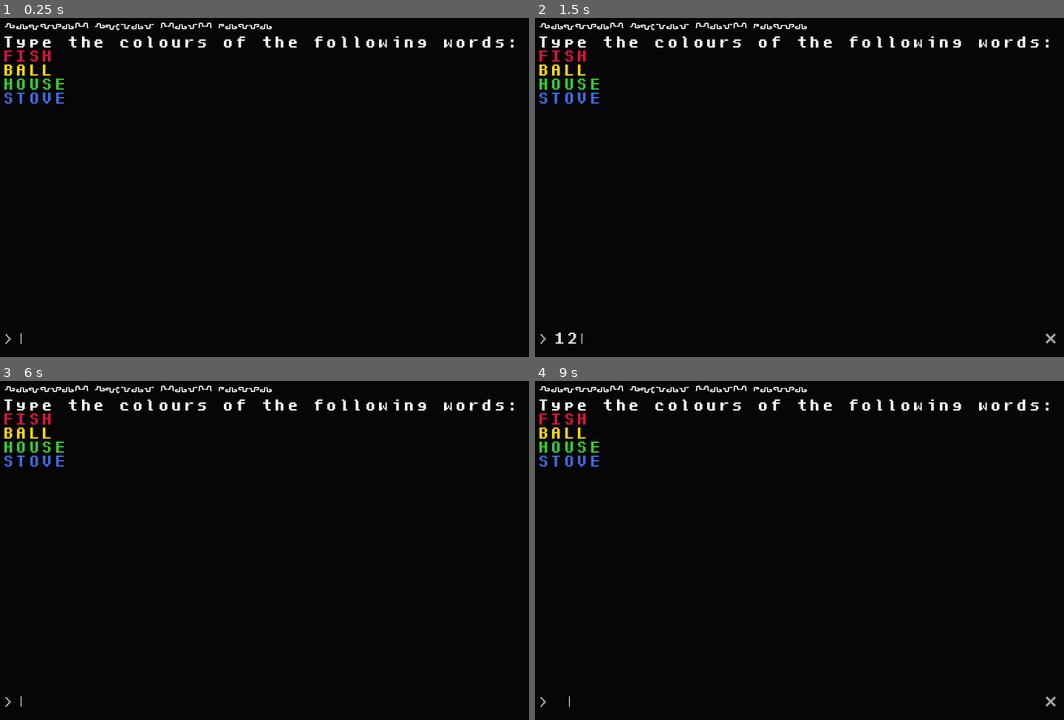
Above: before the commit, frames 1-4 (two rows, left to right).
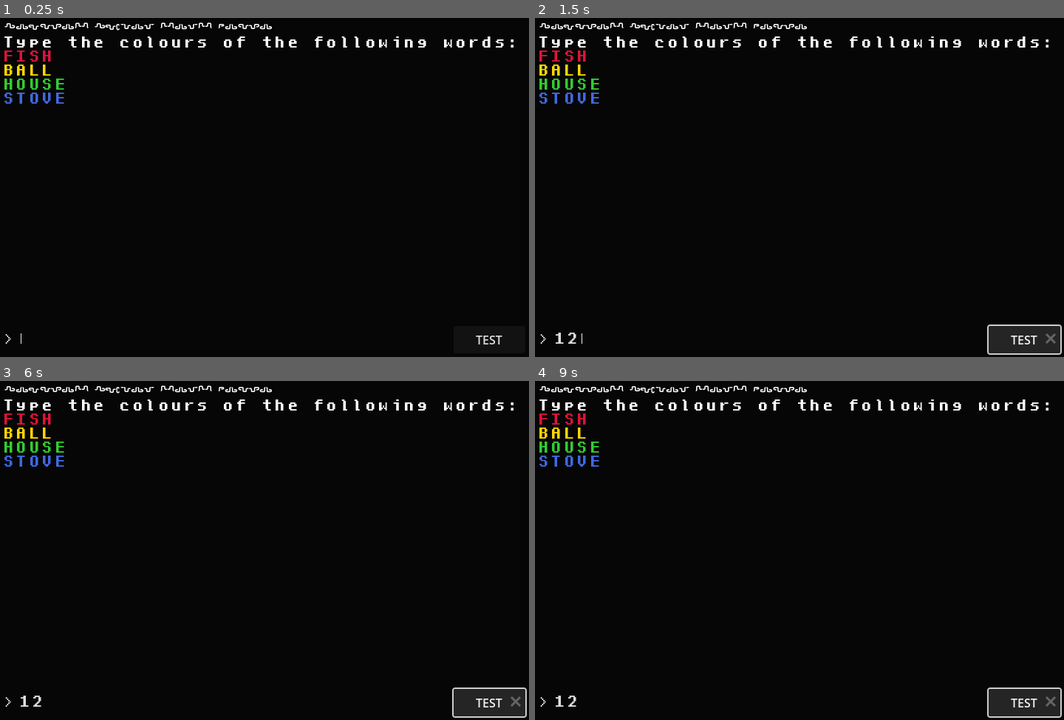
Above: after the commit, the same moments.

Repository: RhineQueen/GameOff-Secrets
Game: Godot game, scene res://Scenes/game.tscn
Two runs of this game, one before a commit and one after it. Both use one fixed random seed, a clock stepped at 60 frames per second and the inputs below.
Inputs (mouse positions are in pixels of both pictures, inside the frame that each line leads up to):
- Up to frame 1 (0.25 s): no input
- Up to frame 2 (1.5 s): click (804, 340) at 0.52 s; type "12" at 0.6 s; click (1026, 340) at 1.25 s, where only the run after the commit has a clickable "TEST"
- Up to frame 3 (6 s): click (491, 703) at 2 s, where only the run after the commit has a clickable "TEST"; click (491, 703) at 2.75 s, where only the run after the commit has a clickable "TEST"; tap Enter at 5.75 s
- Up to frame 4 (9 s): tap Space at 8.75 s

The runs differ from the first frame. In frame 1, less than 0.1% of the frame differs, in the area x 89-95%, y 93-97%; in frame 2, 1.2%; in frame 3, 1.3%, in the area x 3-100%, y 90-100%; in frame 4, 1.3%.

Commit message:
Basic text enciphering and puzzle param gen

Diff:
--- a/gameoff-secrets/Scenes/game.tscn
+++ b/gameoff-secrets/Scenes/game.tscn
@@ -104,6 +104,14 @@
 caret_force_displayed = true
 script = ExtResource("1_1r508")
 
+[node name="TESTButton" type="Button" parent="."]
+layout_mode = 2
+offset_left = 618.0
+offset_top = 438.0
+offset_right = 715.0
+offset_bottom = 475.0
+text = "TEST"
+
 [node name="DataCompiler" type="Node" parent="."]
 script = ExtResource("4_aushr")
 
--- a/gameoff-secrets/Scripts/data_encoder.gd
+++ b/gameoff-secrets/Scripts/data_encoder.gd
@@ -11,3 +11,25 @@
 	#Encode plaintext string with atbash cypher.
 	#Run L337 replacement.
 	#Signal new_encoded.
+
+
+func atbash_encypher(plaintext_data)-> String:
+	var to_encipher: String = plaintext_data.to_lower()
+	var enciphered_data: String = ""
+
+	#Run cypher based on rules in Puzzle Dictionary preload.
+	enciphered_data = to_encipher.format(PuzzleDictionary.atbash_key,"_")
+
+	print(enciphered_data)
+	return enciphered_data
+
+
+func leet_encoder(enciphered_data)-> String:
+	var to_encode: String = enciphered_data
+	var encoded_data: String = ""
+
+	#Run encoder based on rules in Puzzle Dictionary preload.
+	encoded_data = to_encode.format(PuzzleDictionary.leet_key,"_")
+
+	print(encoded_data)
+	return encoded_data
--- a/gameoff-secrets/Scripts/plaintext_data.gd
+++ b/gameoff-secrets/Scripts/plaintext_data.gd
@@ -3,11 +3,19 @@
 signal new_plaintext(plaintext_data)
 
 var plaintext_data : String
-var data_storage : Array[String]
 
 #func GAME SETUP SIGNALS
 	#connect new_plaintext to DAATA ENCODER
 
 #func MAIN GENERATE NEW
-	#assign plaintext_data as a random entry from data_storage
+	#plaintext_data = get_from_storage()
 	#signal new_plaintext
+
+func get_from_storage()->String:
+	#TODO determine how to distinguish what level of secret a string should be to encode appropriately
+
+	#assign vars.
+	var grabber: int = randi_range(0,DataStorage.text_strings.size()-1)
+	var new_string = DataStorage.text_strings[grabber]
+	print(new_string)
+	return new_string
--- a/gameoff-secrets/Scripts/puzzle_generator.gd
+++ b/gameoff-secrets/Scripts/puzzle_generator.gd
@@ -7,12 +7,43 @@
 
 func _ready() -> void:
 	pass
-	#connect new_puzzle_params to Main and DataCompiler
 
 #func GAME SETUP SIGNALS
 	#connect new_puzzle_params to GAME and DATA COMPILER
 
-#func MAIN GENERATE NEW
-	#Decide how many keywords are in this puzzle and what the parameters of those keywords are.
-	#populate a new Keyword array and append it to the parameters array.
+#func MAIN GENERATE NEW PUZZLE
+	#Decide how many keywords are in this puzzle based on the player's progress.(1-6)
+	#Loop keyword generation for number of keywords
+		#Keyword gnerator returns an int array. Append it to the parameters array.
 	#Signal new_puzzle_params
+
+
+func generate_keyword() -> Array[int]:
+	#declare vars
+	var keyword_val: int = 0
+	var color_val: int = 0
+	var flare_val: int = 0
+	var equate_val: int = 0
+	var equate_var_val: int = 0
+	var key_array: Array[int]
+
+	#TODO:make higher overall completion percent influence
+	#the number of keywords in the puzzle and the number of modifiers on the keyword
+	#for now it wil always generate one of each for testing.
+
+	#Pick a Keyword value between 1 and 8. 0 is the default and used for error catching.
+	keyword_val = randi_range(1,8)
+	#Chance to pick a colour 0-4. 0 means no colour
+	color_val = randi_range(1,4)
+	#Chance to pick a flare 0-4. 0 means no flare
+	flare_val = randi_range(1,4)
+	#Chance to pick an equataion 0-4. 0 means no equation.
+	equate_val = randi_range(1,4)
+	#If equation, decide variable value.
+	if equate_val != 0:
+		equate_var_val = randi_range(10,45)
+
+	#set and return key_array[keyword_val,colour_val,flare_val,equate_val,equate_var_val]
+	key_array = [keyword_val,color_val,flare_val,equate_val,equate_var_val]
+	print(key_array)
+	return key_array
